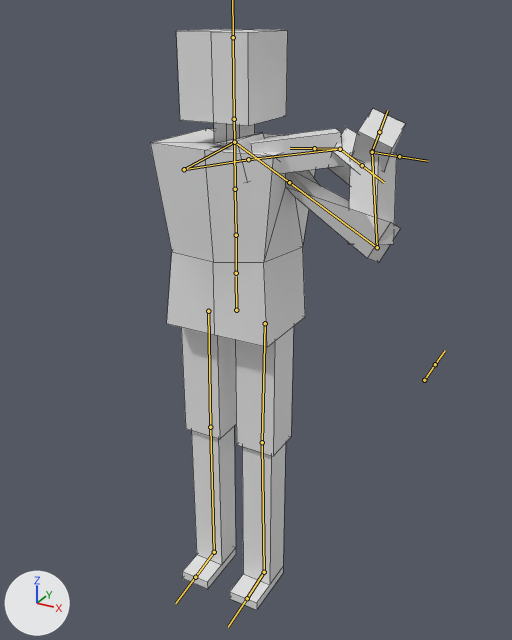
What one commit did to the FBX model Assets/Resources/Models/player.fbx.
One viewpoint serves both versions: a camera (50 mm lens) standing at (1.13, -1.91, 2.02) and looking at (0.14, -0.12, 1.13). The axes (+X, +Y, +Z) are drawn at lower left. The lights are the same throughout. Both versions are drawn at frame 20 of the action 'Armature|Swing'; the numbers are the values there. The bones that bend it are drawn over the model as lines. Mesh edges are drawn as thin lines.
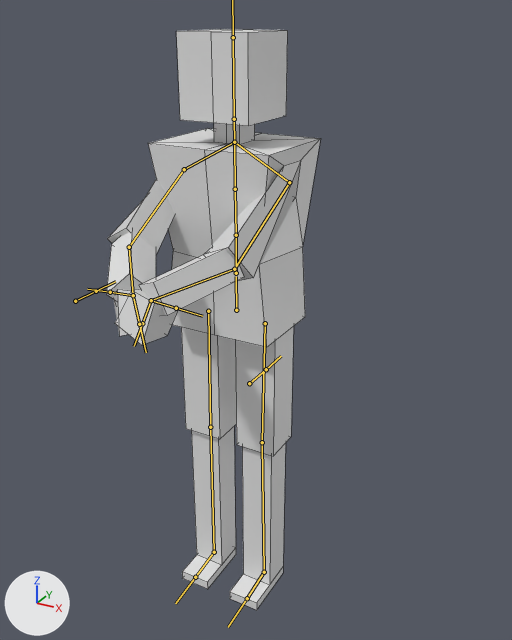
Where the change shows, as pixel boxes (x1, y1, x2, y2) in the pictures (512 x 640 px):
'Cube', posed (16% narrower)
    before: (150, 29, 405, 610)
    after: (106, 29, 320, 610)
bone 'UpperArm.L', root to tip
    before: (289, 182) to (377, 247)
    after: (289, 182) to (234, 269)
bone 'LowerArm.L', root to tip
    before: (377, 247) to (372, 151)
    after: (234, 269) to (151, 300)
bone 'Hand.L', root to tip
    before: (372, 151) to (379, 132)
    after: (151, 300) to (142, 323)
bone 'UpperArm.R', root to tip
    before: (184, 169) to (248, 159)
    after: (184, 169) to (129, 247)
bone 'LowerArm.R', root to tip
    before: (248, 159) to (340, 149)
    after: (129, 247) to (133, 295)
bone 'Hand.R', root to tip
    before: (340, 149) to (362, 165)
    after: (133, 295) to (139, 324)

The change, as a diff of the scene's bpy script:
```diff
--- a/Assets/Resources/Models/player.fbx.py
+++ b/Assets/Resources/Models/player.fbx.py
@@ bone_upperarm_l @@
 bone_upperarm_l = bpy.data.objects['Armature'].pose.bones['UpperArm.L']  # child of 'Shoulder.L'
-bone_upperarm_l.rotation_quaternion = (0.548, -0.079, -0.813, -0.183)  # degrees (-32, -113, 10)
+bone_upperarm_l.rotation_quaternion = (0.67, 0.534, -0.102, -0.505)  # degrees (64, 24, -59)
@@ bone_lowerarm_l @@
 bone_lowerarm_l = bpy.data.objects['Armature'].pose.bones['LowerArm.L']  # child of 'UpperArm.L'
-bone_lowerarm_l.rotation_quaternion = (0.501, 0.851, 0.0, -0.158)  # degrees (118, 16, -9)
+bone_lowerarm_l.rotation_quaternion = (0.978, 0.207, 0.0, -0.038)  # degrees (24, 1, -4)
@@ bone_hand_l @@
 bone_hand_l = bpy.data.objects['Armature'].pose.bones['Hand.L']  # child of 'LowerArm.L'
-bone_hand_l.rotation_quaternion = (0.701, -0.469, -0.536, -0.037)  # degrees (-91, -52, 47)
+bone_hand_l.rotation_quaternion = (0.715, -0.559, -0.384, -0.169)  # degrees (-83, -48, 16)
@@ bone_upperarm_r @@
 bone_upperarm_r = bpy.data.objects['Armature'].pose.bones['UpperArm.R']  # child of 'Shoulder.R'
-bone_upperarm_r.rotation_quaternion = (0.147, 0.985, 0.083, 0.036)  # degrees (163, -3, 10)
+bone_upperarm_r.rotation_quaternion = (0.717, 0.617, -0.054, 0.319)  # degrees (75, -28, 26)
@@ bone_lowerarm_r @@
 bone_lowerarm_r = bpy.data.objects['Armature'].pose.bones['LowerArm.R']  # child of 'UpperArm.R'
-bone_lowerarm_r.rotation_quaternion = (0.908, 0.413, 0.0, 0.077)  # degrees (49, -4, 8)
+bone_lowerarm_r.rotation_quaternion = (0.954, 0.295, 0.0, 0.055)  # degrees (34, -2, 6)
@@ bone_hand_r @@
 bone_hand_r = bpy.data.objects['Armature'].pose.bones['Hand.R']  # child of 'LowerArm.R'
-bone_hand_r.rotation_quaternion = (0.809, -0.351, 0.422, 0.212)  # degrees (-44, 56, 5)
+bone_hand_r.rotation_quaternion = (0.77, -0.434, 0.388, 0.262)  # degrees (-55, 56, 7)
```
